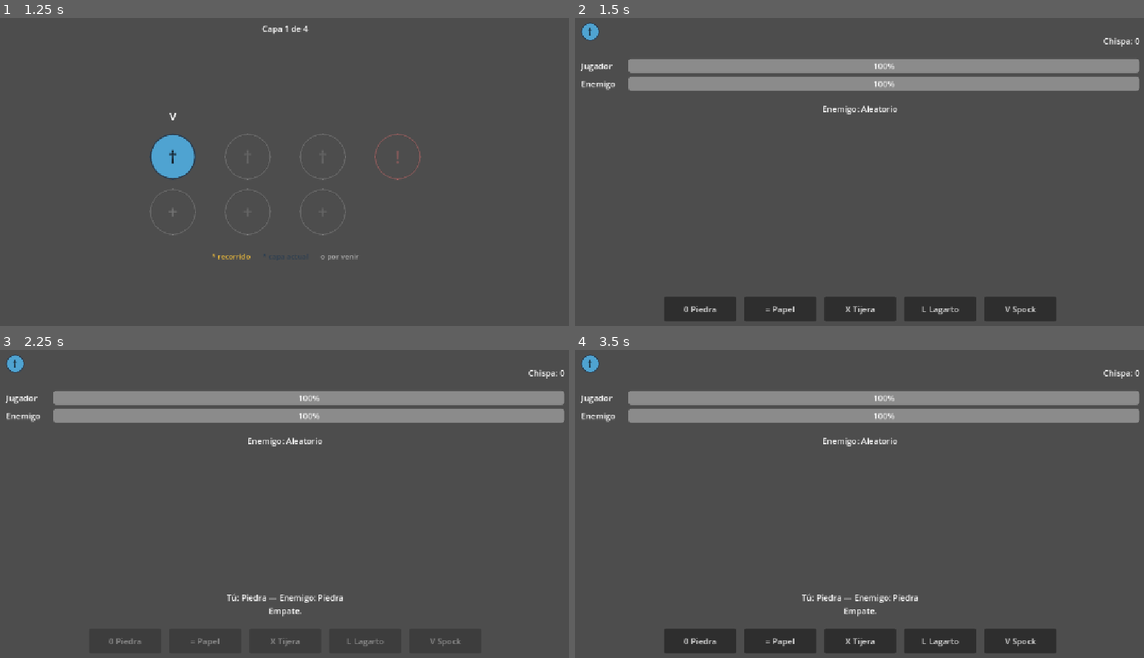
Above: before the commit, frames 1-4 (two rows, left to right).
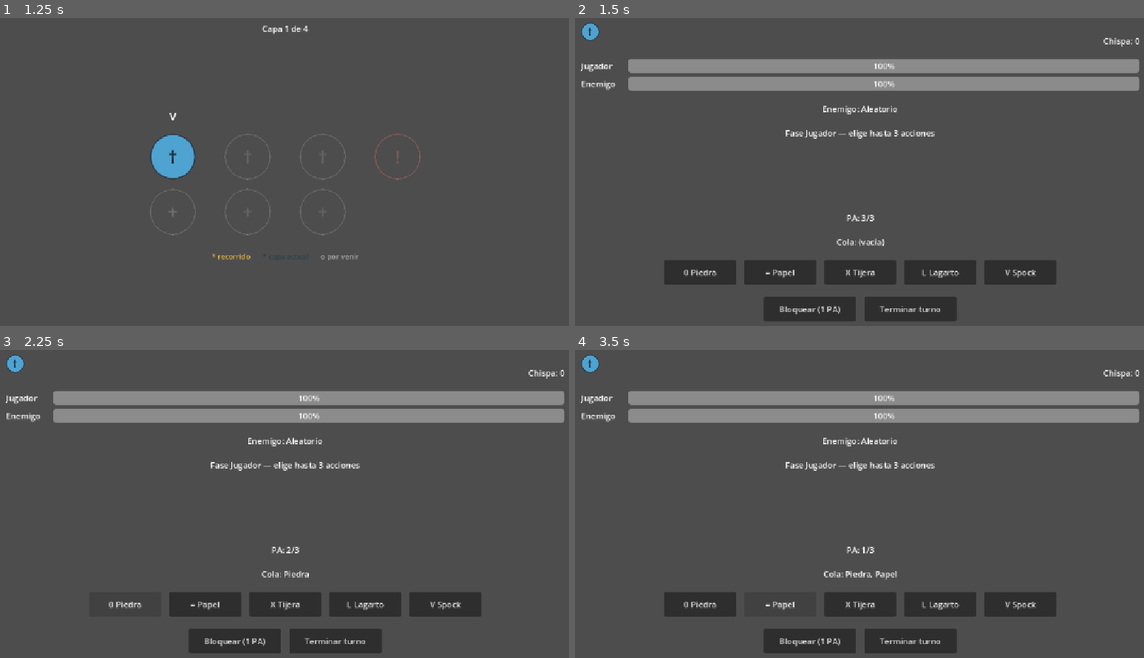
Above: after the commit, the same moments.

Repository: jolomoreno/rock-paper-scissor
Game: Godot game, scene res://scenes/main/hub.tscn
Two runs of this game, one before a commit and one after it. Both use one fixed random seed, a clock stepped at 60 frames per second and the inputs below.
Inputs (mouse positions are in pixels of both pictures, inside the frame that each line leads up to):
- Up to frame 1 (1.25 s): click "Empezar Run" at 0.5 s
- Up to frame 2 (1.5 s): click "†" at 1.25 s
- Up to frame 3 (2.25 s): click "0 Piedra" at 2 s
- Up to frame 4 (3.5 s): click (779, 605) at 2.75 s, where only the run after the commit has a clickable "= Papel"

Frame 1 is identical in both runs. In frame 2, 8.2% of the frame differs, in the area x 15-85%, y 36-99%; in frame 3, 4.9%; in frame 4, 7.4%.

Commit message:
Add Action Points (PA) system to combat as SPQR prototype (Fase 7, point 1)
Queue up to 3 PA per turn across Attack/Block instead of resolving each
button press instantly, then resolve the whole queue at once against a
single enemy move on turn end or PA exhaustion. First item of the Fase 7
backlog validating SPQR: Punic Wars mechanics ahead of the real project.

Diff:
--- a/scenes/combat/combat.tscn
+++ b/scenes/combat/combat.tscn
@@ -83,6 +83,12 @@
 horizontal_alignment = 1
 autowrap_mode = 3
 
+[node name="PhaseLabel" type="Label" parent="MarginContainer/VBoxContainer" unique_id=1394329542]
+unique_name_in_owner = true
+layout_mode = 2
+text = "Fase Jugador — elige hasta 3 acciones"
+horizontal_alignment = 1
+
 [node name="Spacer" type="Control" parent="MarginContainer/VBoxContainer" unique_id=1688472813]
 layout_mode = 2
 size_flags_vertical = 3
@@ -92,6 +98,19 @@
 layout_mode = 2
 horizontal_alignment = 1
 autowrap_mode = 2
+
+[node name="PALabel" type="Label" parent="MarginContainer/VBoxContainer" unique_id=647291813]
+unique_name_in_owner = true
+layout_mode = 2
+text = "PA: 3/3"
+horizontal_alignment = 1
+
+[node name="QueueLabel" type="Label" parent="MarginContainer/VBoxContainer" unique_id=1156579301]
+unique_name_in_owner = true
+layout_mode = 2
+text = "Cola: (vacía)"
+horizontal_alignment = 1
+autowrap_mode = 3
 
 [node name="ActionButtonsContainer" type="HBoxContainer" parent="MarginContainer/VBoxContainer" unique_id=1775047326]
 unique_name_in_owner = true
@@ -128,3 +147,21 @@
 custom_minimum_size = Vector2(140, 48)
 layout_mode = 2
 text = "V Spock"
+
+[node name="SecondaryActionsContainer" type="HBoxContainer" parent="MarginContainer/VBoxContainer" unique_id=1698185523]
+unique_name_in_owner = true
+layout_mode = 2
+theme_override_constants/separation = 16
+alignment = 1
+
+[node name="BlockButton" type="Button" parent="MarginContainer/VBoxContainer/SecondaryActionsContainer" unique_id=344249401]
+unique_name_in_owner = true
+custom_minimum_size = Vector2(180, 48)
+layout_mode = 2
+text = "Bloquear (1 PA)"
+
+[node name="EndTurnButton" type="Button" parent="MarginContainer/VBoxContainer/SecondaryActionsContainer" unique_id=623283507]
+unique_name_in_owner = true
+custom_minimum_size = Vector2(180, 48)
+layout_mode = 2
+text = "Terminar turno"
--- a/scenes/combat/combat_manager.gd
+++ b/scenes/combat/combat_manager.gd
@@ -11,6 +11,8 @@
 const EnemyPattern := preload("res://scripts/enemy_pattern.gd")
 const ROUND_DELAY_SECONDS := 1.2
 const COMBAT_WIN_CHISPA_REWARD := 2
+const MAX_PA_PER_TURN := 3
+const BASE_DAMAGE := 1
 const CHOICE_NAMES := {
 	CombatResolver.Choice.ROCK: "Piedra",
 	CombatResolver.Choice.PAPER: "Papel",
@@ -30,6 +32,9 @@
 var current_phase: TurnPhase = TurnPhase.PLAYER
 var player_hp: int
 var enemy_hp: int
+var player_pa: int = MAX_PA_PER_TURN
+var _blocking_next_loss: bool = false
+var _queued_actions: Array[Dictionary] = []
 
 var _resolver := CombatResolver.new()
 var _rng := RandomNumberGenerator.new()
@@ -43,12 +48,18 @@
 @onready var player_health_bar: ProgressBar = %PlayerHealthBar
 @onready var enemy_health_bar: ProgressBar = %EnemyHealthBar
 @onready var enemy_intent_label: Label = %EnemyIntentLabel
+@onready var phase_label: Label = %PhaseLabel
+@onready var pa_label: Label = %PALabel
+@onready var queue_label: Label = %QueueLabel
 @onready var action_buttons_container: HBoxContainer = %ActionButtonsContainer
 @onready var rock_button: Button = %RockButton
 @onready var paper_button: Button = %PaperButton
 @onready var scissors_button: Button = %ScissorsButton
 @onready var lizard_button: Button = %LizardButton
 @onready var spock_button: Button = %SpockButton
+@onready var secondary_actions_container: HBoxContainer = %SecondaryActionsContainer
+@onready var block_button: Button = %BlockButton
+@onready var end_turn_button: Button = %EndTurnButton
 @onready var result_label: Label = %ResultLabel
 
 
@@ -82,21 +93,77 @@
 	scissors_button.pressed.connect(_on_action_button_pressed.bind(CombatResolver.Choice.SCISSORS))
 	lizard_button.pressed.connect(_on_action_button_pressed.bind(CombatResolver.Choice.LIZARD))
 	spock_button.pressed.connect(_on_action_button_pressed.bind(CombatResolver.Choice.SPOCK))
-
+	block_button.pressed.connect(_on_block_button_pressed)
+	end_turn_button.pressed.connect(_on_end_turn_button_pressed)
+
+	_update_pa_label()
+	_update_queue_label()
 	_set_phase(TurnPhase.PLAYER)
 
 
 func _on_action_button_pressed(choice: CombatResolver.Choice) -> void:
+	if current_phase != TurnPhase.PLAYER or player_pa <= 0:
+		return
+	_queue_action({"type": "attack", "choice": choice})
+
+
+func _on_block_button_pressed() -> void:
+	if current_phase != TurnPhase.PLAYER or player_pa <= 0:
+		return
+	_queue_action({"type": "block"})
+
+
+func _on_end_turn_button_pressed() -> void:
 	if current_phase != TurnPhase.PLAYER:
 		return
-	_play_round(choice)
+	_resolve_turn()
+
+
+func _queue_action(action: Dictionary) -> void:
+	_queued_actions.append(action)
+	player_pa = max(player_pa - 1, 0)
+	_update_pa_label()
+	_update_queue_label()
+	if player_pa <= 0:
+		_resolve_turn()
+
+
+func _update_pa_label() -> void:
+	pa_label.text = "PA: %d/%d" % [player_pa, MAX_PA_PER_TURN]
+
+
+func _update_queue_label() -> void:
+	if _queued_actions.is_empty():
+		queue_label.text = "Cola: (vacía)"
+		return
+	var parts: Array[String] = []
+	for action: Dictionary in _queued_actions:
+		if action["type"] == "attack":
+			parts.append(CHOICE_NAMES[action["choice"]])
+		else:
+			parts.append("Bloquear")
+	queue_label.text = "Cola: %s" % ", ".join(parts)
+
+
+func _damage_taken_on_loss() -> int:
+	if _blocking_next_loss:
+		_blocking_next_loss = false
+		return int(floor(BASE_DAMAGE / 2.0))
+	return BASE_DAMAGE
+
+
+func _start_enemy_phase() -> void:
+	_set_phase(TurnPhase.ENEMY)
+	player_pa = MAX_PA_PER_TURN
+	_update_pa_label()
+	_set_phase(TurnPhase.PLAYER)
 
 
 func _on_chispa_changed(new_amount: int) -> void:
 	chispa_label.text = "Chispa: %d" % new_amount
 
 
-func _play_round(player_choice: CombatResolver.Choice) -> void:
+func _resolve_turn() -> void:
 	_set_phase(TurnPhase.RESOLUTION)
 
 	var enemy_choice: CombatResolver.Choice
@@ -106,33 +173,46 @@
 	else:
 		enemy_choice = _enemy_ai.choose(_last_player_choice, _has_player_history)
 
-	var result: CombatResolver.Result = _resolver.resolve_round(player_choice, enemy_choice)
-
-	_last_player_choice = player_choice
-	_has_player_history = true
-
-	match result:
-		CombatResolver.Result.WINS_A:
-			enemy_hp -= 1
-		CombatResolver.Result.WINS_B:
-			player_hp -= 1
-
-	player_health_bar.value = player_hp
-	enemy_health_bar.value = enemy_hp
-	result_label.text = _describe_result(player_choice, enemy_choice, result)
-	round_resolved.emit(player_choice, enemy_choice, result)
-
-	if player_hp <= 0 or enemy_hp <= 0:
-		_end_combat(enemy_hp <= 0)
-		return
-
-	await get_tree().create_timer(ROUND_DELAY_SECONDS).timeout
-	_set_phase(TurnPhase.ENEMY)
-	_set_phase(TurnPhase.PLAYER)
+	for action: Dictionary in _queued_actions:
+		if action["type"] == "block":
+			_blocking_next_loss = true
+			result_label.text = "Bloqueas el siguiente golpe."
+			await get_tree().create_timer(ROUND_DELAY_SECONDS).timeout
+			continue
+
+		var player_choice: CombatResolver.Choice = action["choice"]
+		var result: CombatResolver.Result = _resolver.resolve_round(player_choice, enemy_choice)
+
+		_last_player_choice = player_choice
+		_has_player_history = true
+
+		match result:
+			CombatResolver.Result.WINS_A:
+				enemy_hp -= 1
+			CombatResolver.Result.WINS_B:
+				player_hp -= _damage_taken_on_loss()
+
+		player_health_bar.value = player_hp
+		enemy_health_bar.value = enemy_hp
+		result_label.text = _describe_result(player_choice, enemy_choice, result)
+		round_resolved.emit(player_choice, enemy_choice, result)
+
+		if player_hp <= 0 or enemy_hp <= 0:
+			_queued_actions.clear()
+			_update_queue_label()
+			_end_combat(enemy_hp <= 0)
+			return
+
+		await get_tree().create_timer(ROUND_DELAY_SECONDS).timeout
+
+	_queued_actions.clear()
+	_update_queue_label()
+	_start_enemy_phase()
 
 
 func _end_combat(player_won: bool) -> void:
 	action_buttons_container.visible = false
+	secondary_actions_container.visible = false
 
 	if not player_won:
 		result_label.text += "\nPerdiste el combate."
@@ -196,6 +276,15 @@
 	scissors_button.disabled = not buttons_enabled
 	lizard_button.disabled = not buttons_enabled
 	spock_button.disabled = not buttons_enabled
+	block_button.disabled = not buttons_enabled
+	end_turn_button.disabled = not buttons_enabled
+	match phase:
+		TurnPhase.PLAYER:
+			phase_label.text = "Fase Jugador — elige hasta 3 acciones"
+		TurnPhase.RESOLUTION:
+			phase_label.text = "Resolviendo turno..."
+		TurnPhase.ENEMY:
+			phase_label.text = "Fase Enemigos"
 	if phase == TurnPhase.PLAYER:
 		_prepare_enemy_turn()
 	phase_changed.emit(phase)
Not shown, changed: README.md
Not shown, changed: ROADMAP.md
